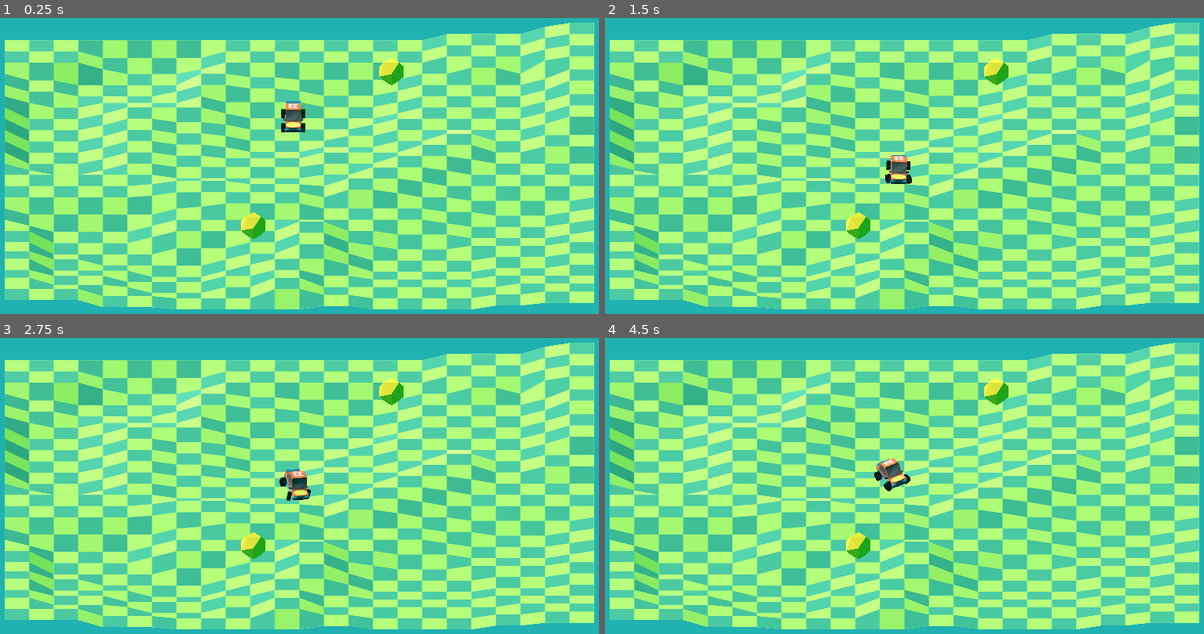
Above: before the commit, frames 1-4 (two rows, left to right).
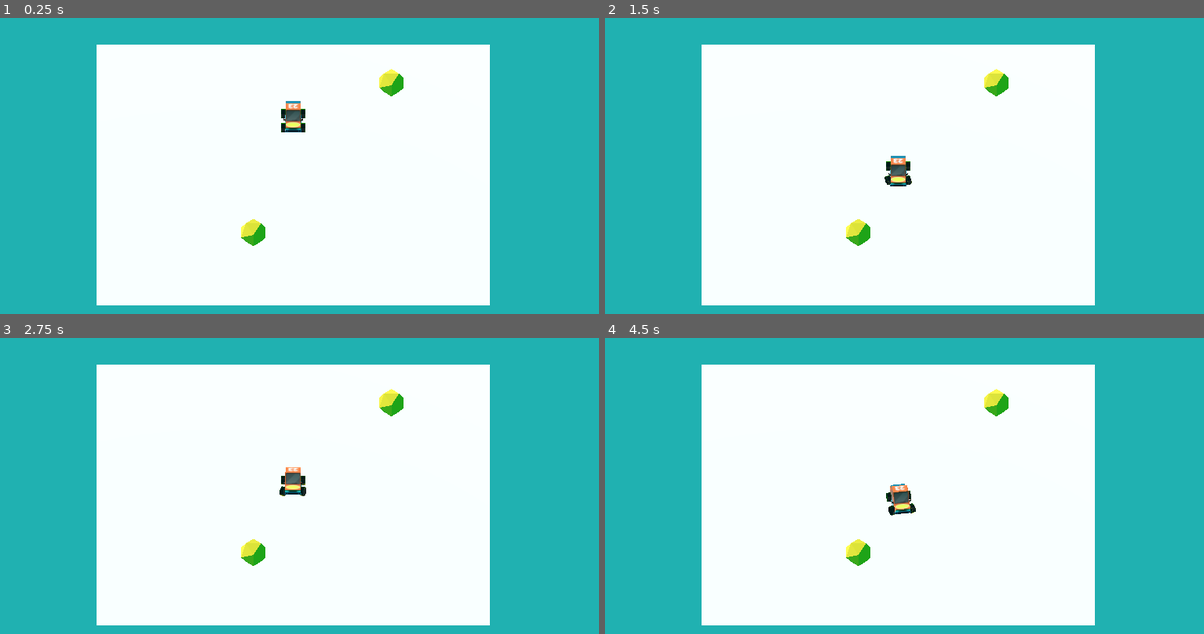
Above: after the commit, the same moments.

Repository: DaniMaccari/Car-Playground
Game: Godot game, scene res://Scenes/Main.tscn
Same seed, same stepped clock (60 frames per second), same inputs: the game is played once before the commit and once after it. The project has no main scene, so this scene is started directly.
Inputs:
- Up to frame 1 (0.25 s): no input
- Up to frame 2 (1.5 s): hold Right (ui_right) 0.53-1.28 s; hold S (ui_decel) 0.53-1.28 s; hold Left (ui_left) from 1.28 s (still down); tap S (ui_decel) at 1.35 s
- Up to frame 3 (2.75 s): release Left (ui_left) at 2.03 s; hold Right (ui_right) from 2.03 s (still down); hold S (ui_decel) from 2.03 s (still down)
- Up to frame 4 (4.5 s): release Right (ui_right) at 2.78 s; release S (ui_decel) at 2.78 s; hold W (ui_accel) 2.78-3.53 s; tap S (ui_decel) at 2.85, 4.35 s; hold S (ui_decel) 3.53-4.28 s; hold Left (ui_left) from 3.53 s (still down)

The runs differ from the first frame. In frame 1, 89% of the frame differs, in the area x 0-100%, y 1-99%; in frame 2, 89%; in frame 3, 89%; in frame 4, 89%.

Commit message:
vehicle phisics improved

Diff:
--- a/Scenes/Main.tscn
+++ b/Scenes/Main.tscn
@@ -32,16 +32,13 @@
 
 [node name="PlaneWorld" type="StaticBody3D" parent="."]
 transform = Transform3D(3, 0, 0, 0, 3, 0, 0, 0, 3, 0, 0, 0)
-visible = false
 
 [node name="CollisionShape3D" type="CollisionShape3D" parent="PlaneWorld"]
 transform = Transform3D(1, 0, 0, 0, 1, 0, 0, 0, 1, 0, -0.101741, 0)
-visible = false
 shape = SubResource("BoxShape3D_d18de")
 
 [node name="MeshInstance3D" type="MeshInstance3D" parent="PlaneWorld"]
 transform = Transform3D(8, 0, 0, 0, 0.533, 0, 0, 0, 8, 0, 0, 0)
-visible = false
 cast_shadow = 0
 mesh = SubResource("PlaneMesh_a85fd")
 surface_material_override/0 = SubResource("StandardMaterial3D_mlxl5")
@@ -58,10 +55,13 @@
 size = 43.0479
 
 [node name="CollectableObject" parent="." instance=ExtResource("2_1pi0d")]
-transform = Transform3D(1, 0, 0, 0, 1, 0, 0, 0, 1, -4.86257, 2.76214, 12.4467)
+transform = Transform3D(1, 0, 0, 0, 1, 0, 0, 0, 1, -4.86257, 1.65271, 12.4467)
 
 [node name="CollectableObject2" parent="." instance=ExtResource("2_1pi0d")]
-transform = Transform3D(1, 0, 0, 0, 1, 0, 0, 0, 1, 12, 3.53541, -15)
+transform = Transform3D(1, 0, 0, 0, 1, 0, 0, 0, 1, 12, 1.72222, -15)
 
 [node name="Terrain" parent="." instance=ExtResource("3_cmosh")]
 transform = Transform3D(3, 0, 0, 0, 3, 0, 0, 0, 3, 0, 0, 0)
+visible = false
+collision_layer = 0
+collision_mask = 0
--- a/Scripts/vehicle_movement.gd
+++ b/Scripts/vehicle_movement.gd
@@ -4,28 +4,53 @@
 const STEER_LIMIT : float = 0.4
 @export var MAX_STEER : float = 0.9
 @export var ENGINE_POWER : float = 300
+#@export var MAX_ENGINE_POWER : float = 500
 const BRAKE_STRENGTH : float = 2.0
 
 var previous_speed := linear_velocity.length()
 var _steer_target := 0.0
 
+var initial_min_speed : float = 5.0
+
 func _physics_process(delta: float) -> void:
 	steering = move_toward(steering, Input.get_axis("ui_right", "ui_left") * MAX_STEER, delta * 10)
-	engine_force = Input.get_axis("ui_decel", "ui_accel") * ENGINE_POWER
+	#engine_force = Input.get_axis("ui_decel", "ui_accel") * ENGINE_POWER
 
-	var actual_lin_vel := linear_velocity.length()
+	var actual_speed := linear_velocity.length()
+	var direction := global_transform.basis.z.dot(linear_velocity.normalized())
 
-	if abs(actual_lin_vel - previous_speed) > 3.0:
-
-		# Sudden velocity change, likely due to a collision. Play an impact sound to give audible feedback,
-		# and vibrate for haptic feedback.
-		print("collision")
+	# vibrate with collision
+	if abs(actual_speed - previous_speed) > 3.0:
+		print("big collision")
 		Input.vibrate_handheld(100)
 		for joypad in Input.get_connected_joypads():
-			Input.start_joy_vibration(joypad, 0.0, 0.5, 0.1)
-
-	if abs(actual_lin_vel - previous_speed) > 1.0: # For softer bumps
+			Input.start_joy_vibration(joypad, 0.0, 0.6, 0.1)
+	elif abs(actual_speed - previous_speed) > 1.0: # For softer bumps
+		print("small collision")
 		for joypad in Input.get_connected_joypads():
 			Input.start_joy_vibration(joypad, 0.5, 0.0, 0.1)
 
-	previous_speed = actual_lin_vel
+	# initial accel faster
+	if Input.is_action_pressed("ui_accel"):
+
+		print(int(actual_speed)) #DEBUG
+		if actual_speed < initial_min_speed && not is_zero_approx(actual_speed):
+			print("Max accel") #DEBUG
+			print(Input.get_action_strength("ui_accel"))
+			engine_force = Input.get_action_strength("ui_accel") * ENGINE_POWER * 2.0
+		else:
+			engine_force = Input.get_action_strength("ui_accel") * ENGINE_POWER
+	else:
+		engine_force = 0.0
+
+	if Input.is_action_pressed("ui_decel"):
+
+		if direction > 0.0:
+			engine_force = -Input.get_action_strength("ui_decel") * ENGINE_POWER * BRAKE_STRENGTH
+		elif actual_speed < initial_min_speed && not is_zero_approx(actual_speed):
+			engine_force = -Input.get_action_strength("ui_decel") * ENGINE_POWER * 2.0
+		else:
+			engine_force = -Input.get_action_strength("ui_decel") * ENGINE_POWER
+
+	print("direction", direction)
+	previous_speed = actual_speed
